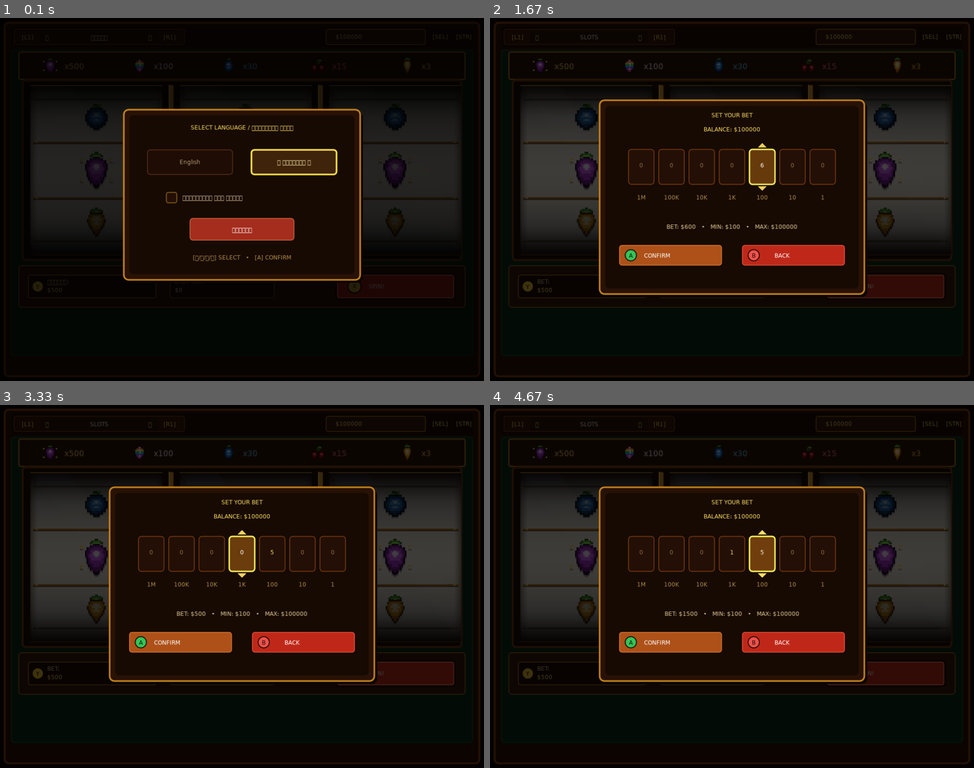
Above: before the commit, frames 1-4 (two rows, left to right).
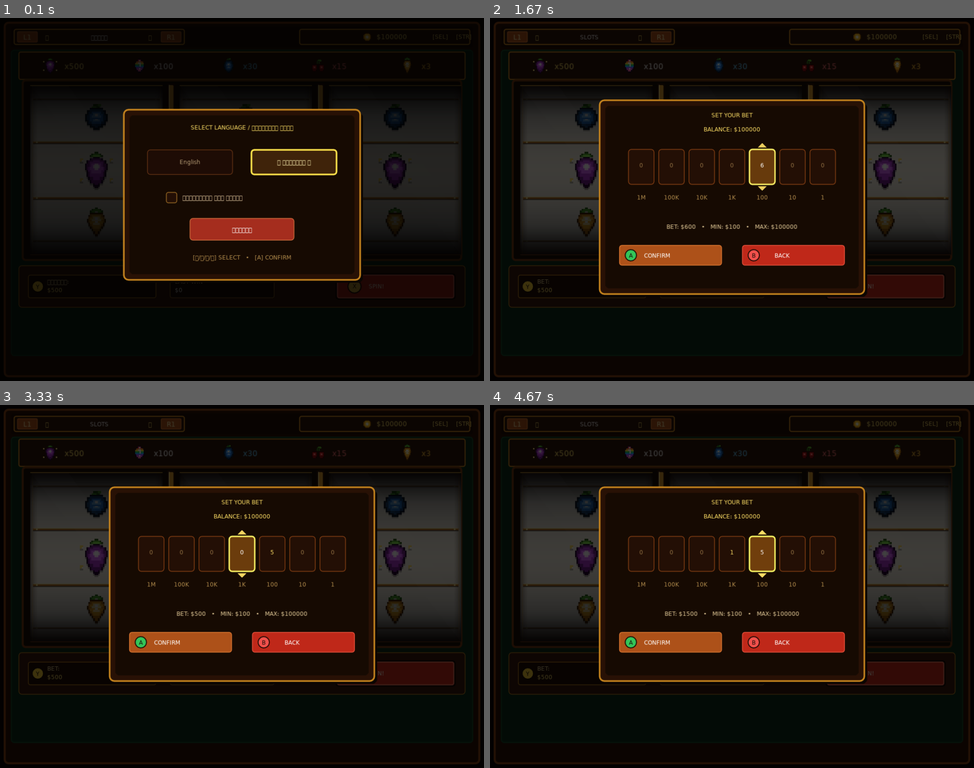
Above: after the commit, the same moments.

Repository: byMr712/SlotGame-PortMaster
Game: LÖVE game, started from casino/main.lua
Two runs of this game, one before a commit and one after it. Both use one fixed random seed, a clock stepped at 60 frames per second and the inputs below.
Inputs:
- Up to frame 1 (0.1 s): no input
- Up to frame 2 (1.67 s): hold Right 0.33-0.8 s; click "PLAY" at 0.88 s; tap Y at 1.17 s; hold Up from 1.5 s (still down)
- Up to frame 3 (3.33 s): release Up at 1.8 s; hold Right 1.83-2.3 s; hold Left 2.33-2.87 s; hold Down 2.9-3.2 s; hold Left from 3.23 s (still down)
- Up to frame 4 (4.67 s): release Left at 3.63 s; hold Up 3.67-4.03 s; hold Right from 4.07 s (still down)

The runs differ from the first frame. In frame 1, less than 0.1% of the frame differs, in the area x 35-98%, y 3-8%; in frame 2, 0.4%, in the area x 3-98%, y 2-8%; in frame 3, 0.4%; in frame 4, 0.4%.

Commit message:
fix(ui): expand balance window symmetrically to right edge and refine L1/R1 buttons

Diff:
--- a/casino/main.lua
+++ b/casino/main.lua
@@ -70,14 +70,28 @@
     local roomNames = { i18n.t("tab_slots"), i18n.t("tab_bj"), i18n.t("tab_roulette"), i18n.t("tab_poker") }
     love.graphics.setColor(0.18, 0.08, 0.03)
     love.graphics.rectangle("fill", 30, 24, 360, 32, 4)
-    love.graphics.setColor(0.55, 0.26, 0.08)
+    love.graphics.setColor(0.78, 0.52, 0.12)
+    love.graphics.setLineWidth(2)
     love.graphics.rectangle("line", 30, 24, 360, 32, 4)
-
-    -- Кнопка [L1]
-    love.graphics.setColor(0.24, 0.1, 0.03)
-    love.graphics.rectangle("fill", 35, 27, 50, 26, 3)
-    love.graphics.setColor(1, 0.88, 0.4)
-    love.graphics.print("[L1]", 46, 33)
+    love.graphics.setLineWidth(1)
+
+    local btnW = 44
+    local btnH = 24
+    local btnY = 28
+
+    -- Кнопка L1 (симметрично сверху и снизу в окне залов)
+    love.graphics.setColor(0.08, 0.03, 0.01)
+    love.graphics.rectangle("fill", 36, btnY, btnW, btnH, 3)
+    love.graphics.setColor(0.68, 0.32, 0.1)
+    love.graphics.rectangle("fill", 36 + 1, btnY + 1, btnW - 2, btnH - 2, 2)
+    love.graphics.setColor(0.9, 0.5, 0.2)
+    love.graphics.rectangle("line", 36 + 1, btnY + 1, btnW - 2, btnH - 2, 2)
+
+    love.graphics.setColor(1, 0.95, 0.7)
+    local font = love.graphics.getFont()
+    local l1Str = "L1"
+    local l1w = (font and font:getWidth(l1Str) or 16) * 1.15
+    love.graphics.print(l1Str, 36 + btnW / 2 - l1w / 2, btnY + 4, 0, 1.15, 1.15)
 
     -- Название текущего зала со стрелками ◄   НАЗВАНИЕ   ►
     love.graphics.setColor(1, 0.88, 0.4)
@@ -85,26 +99,49 @@
 
     love.graphics.setColor(1, 1, 1)
     local curRoom = roomNames[activeTab]
-    local font = love.graphics.getFont()
     local tw = font and font:getWidth(curRoom) or (#curRoom * 8)
     love.graphics.print(curRoom, 210 - tw / 2, 33)
 
     love.graphics.setColor(1, 0.88, 0.4)
     love.graphics.print("►", 314, 33)
 
-    -- Кнопка [R1]
-    love.graphics.setColor(0.24, 0.1, 0.03)
-    love.graphics.rectangle("fill", 335, 27, 50, 26, 3)
+    -- Кнопка R1 (симметрично сверху и снизу в окне залов)
+    local r1X = 340
+    love.graphics.setColor(0.08, 0.03, 0.01)
+    love.graphics.rectangle("fill", r1X, btnY, btnW, btnH, 3)
+    love.graphics.setColor(0.68, 0.32, 0.1)
+    love.graphics.rectangle("fill", r1X + 1, btnY + 1, btnW - 2, btnH - 2, 2)
+    love.graphics.setColor(0.9, 0.5, 0.2)
+    love.graphics.rectangle("line", r1X + 1, btnY + 1, btnW - 2, btnH - 2, 2)
+
+    love.graphics.setColor(1, 0.95, 0.7)
+    local r1Str = "R1"
+    local r1w = (font and font:getWidth(r1Str) or 16) * 1.15
+    love.graphics.print(r1Str, r1X + btnW / 2 - r1w / 2, btnY + 4, 0, 1.15, 1.15)
+
+    -- Окно баланса (симметрично окну залов справа: 360x32 на x=634)
+    local balX = 634
+    local balY = 24
+    local balW = 360
+    local balH = 32
+
+    love.graphics.setColor(0.18, 0.08, 0.03)
+    love.graphics.rectangle("fill", balX, balY, balW, balH, 4)
+    love.graphics.setColor(0.78, 0.52, 0.12)
+    love.graphics.setLineWidth(2)
+    love.graphics.rectangle("line", balX, balY, balW, balH, 4)
+    love.graphics.setLineWidth(1)
+
+    -- Монетка и сумма баланса по центру окна
+    local balStr = economy.getBalanceFormatted()
+    local btw = font and font:getWidth(balStr) or (#balStr * 8)
+    local coinSize = 20
+    local totalContentW = coinSize + 10 + btw * 1.15
+    local contentStartX = balX + (balW - totalContentW) / 2
+
+    sprites.draw("coin", contentStartX + coinSize / 2, balY + balH / 2, coinSize)
     love.graphics.setColor(1, 0.88, 0.4)
-    love.graphics.print("[R1]", 346, 33)
-
-    -- Баланс
-    love.graphics.setColor(0.22, 0.1, 0.04)
-    love.graphics.rectangle("fill", 690, 24, 210, 32, 4)
-    love.graphics.setColor(0.78, 0.52, 0.12)
-    love.graphics.rectangle("line", 690, 24, 210, 32, 4)
-    love.graphics.setColor(1, 0.88, 0.4)
-    love.graphics.print(economy.getBalanceFormatted(), 710, 32)
+    love.graphics.print(balStr, contentStartX + coinSize + 10, balY + 7, 0, 1.15, 1.15)
 
     -- Переключатели Валюты / Языка
     love.graphics.setColor(1, 0.88, 0.4)
@@ -244,11 +281,8 @@
                 handleGlobalInput("next_tab")
             end
             return
-        elseif x >= 690 and x <= 950 then
+        elseif x >= 634 and x <= 994 then
             handleGlobalInput("currency")
-            return
-        elseif x >= 955 and x <= 1000 then
-            handleGlobalInput("language")
             return
         end
     end
